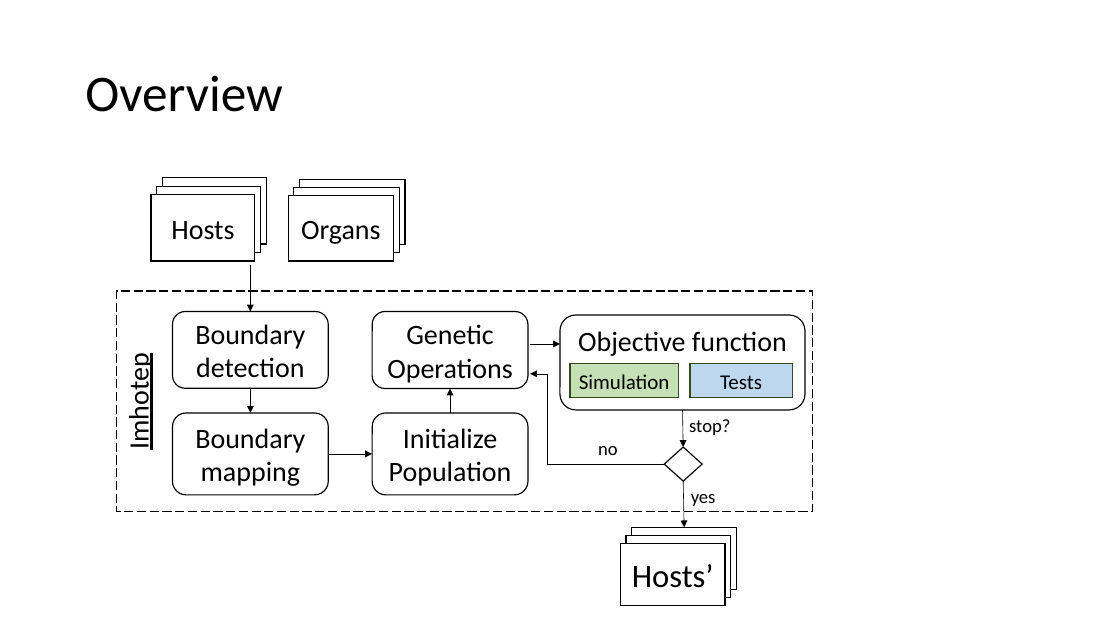
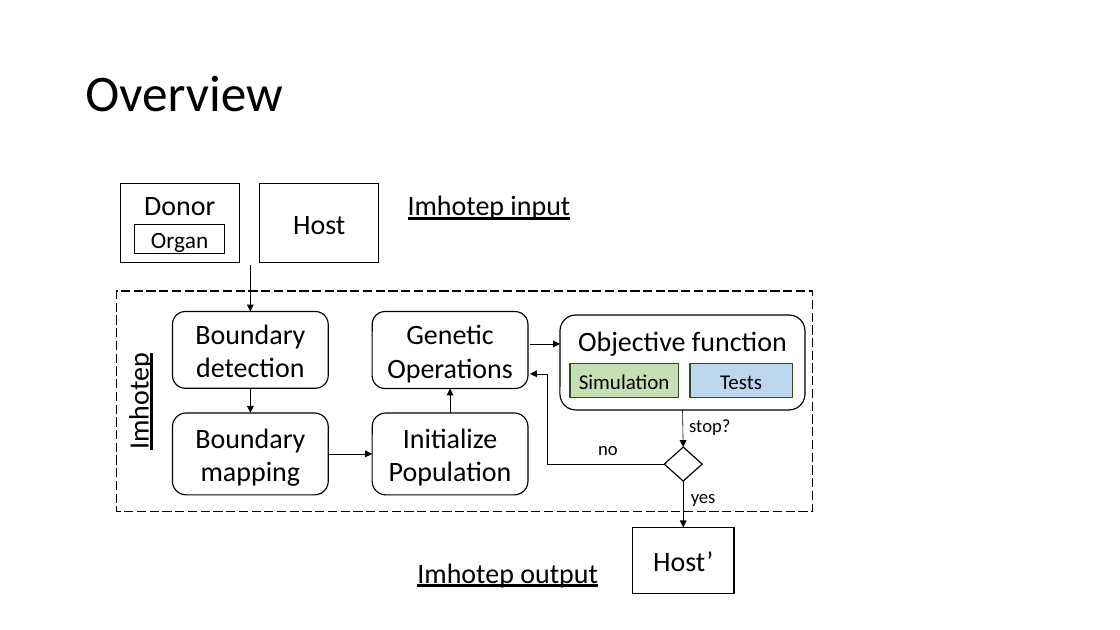
Before and after one commit to SOLAR-group/PCT, a slide deck: slide 2 of Figures/Source/VideogameTransplantationExample.pptx. Drawn at 1120x630 pixels with LibreOffice and Linux fonts; fonts in the diff are those of the drawing. Boxes give left, top, right and bottom in pixels: in the first picture for what was removed or moved away, otherwise in the second. Text is boxed around its words. In the diff, an @@ line names an element or a change of style, - is before the commit and + after.

```diff
--- a/Figures/Source/VideogameTransplantationExample.pptx
+++ b/Figures/Source/VideogameTransplantationExample.pptx
@@ rectangle removed at (162, 178, 266, 245) @@
@@ rectangle removed at (300, 179, 405, 245) @@
@@ rectangle added at (120, 183, 239, 262), fill #FFFFFF, outline #000000 1 pt, 24 pt, text #000000 @@
+Donor
@@ rectangle removed at (151, 195, 255, 261) @@
-Hosts
@@ rectangle removed at (157, 187, 261, 253) @@
@@ rectangle added at (260, 183, 379, 262), fill #FFFFFF, outline #000000 1 pt, 24 pt, text #000000 @@
+Host
@@ rectangle removed at (288, 196, 393, 261) @@
-Organs
@@ rectangle removed at (294, 187, 399, 253) @@
@@ text added at (408, 195, 570, 220), 24 pt, text #000000, underline @@
+Imhotep input
@@ rectangle added at (134, 224, 224, 253), fill #FFFFFF, outline #000000 1 pt, 20 pt, text #000000 @@
+Organ
@@ rectangle removed at (626, 535, 731, 597) @@
@@ text added at (417, 563, 598, 588), 24 pt, text #000000, underline @@
+Imhotep output
@@ rectangle removed at (621, 544, 726, 606) @@
-Hosts’
@@ text in rectangle at (653, 551, 713, 572): text added @@
+Host’
```
Also in this commit, not shown: 1 other slide changed, 1 slide added, 28 other files.
